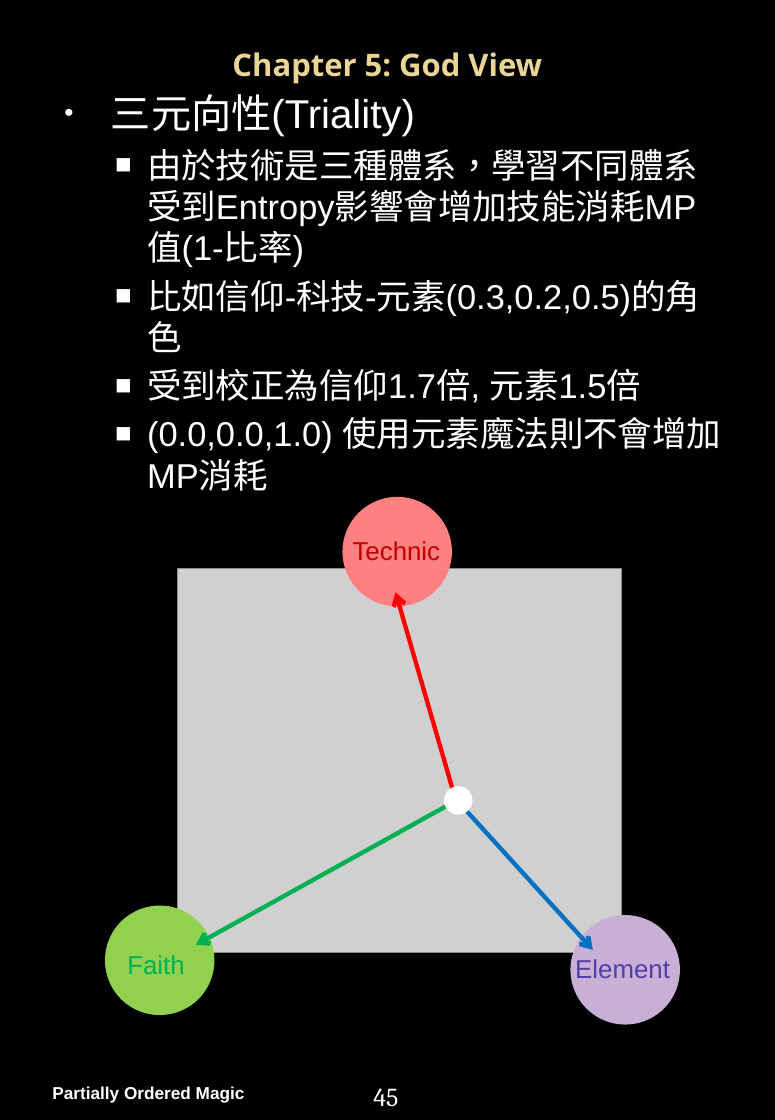
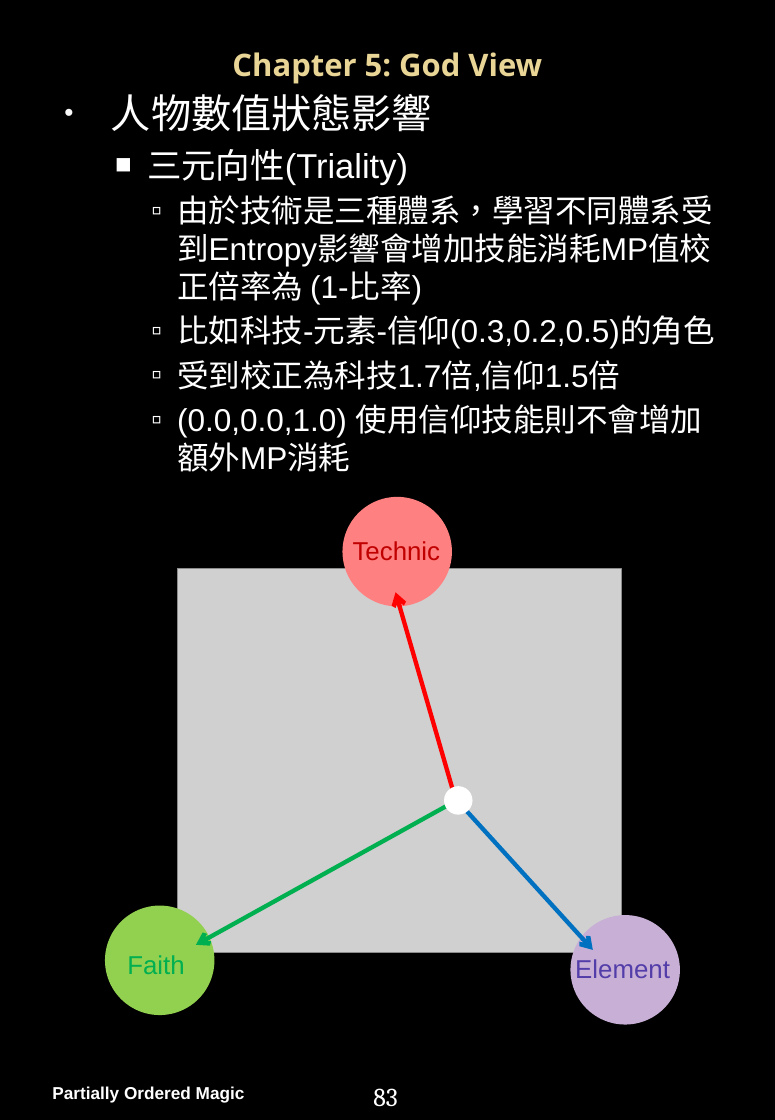
Before and after one commit to PartiallyOrderedMagic/PartiallyOrderedMagic.github.io, a slide deck: slide 84 of MyGame/Partially Ordered Magic Handbook.pptx (slide 46 before the commit). Drawn at 775x1120 pixels with LibreOffice and Linux fonts; fonts in the diff are those of the drawing; grey boxes stand for pictures; background and template pictures are left out. Boxes give left, top, right and bottom in pixels: in the first picture for what was removed or moved away, otherwise in the second. Text is boxed around its words. In the diff, an @@ line names an element or a change of style, - is before the commit and + after.

```diff
--- a/MyGame/Partially Ordered Magic Handbook.pptx
+++ b/MyGame/Partially Ordered Magic Handbook.pptx
@@ text at (111,94,432,132): paragraph added @@
+• 人物數值狀態影響
@@ text at (147,149,408,185): size 28 to 24 pt in "三元向性(Triality)"; bullet • to ■; list level 1 to 2 in "三元向性(Triality)"; bullet colour #F9F9F9 to #FFFFFF @@
@@ text at (177,195,715,472): text changed; size 24 to 22 pt @@
-  ■ 由於技術是三種體系，學習不同體系受到Entropy影響會增加技能消耗MP值(1-比率)
-  ■ 比如信仰-科技-元素(0.3,0.2,0.5)的角色
-  ■ 受到校正為信仰1.7倍, 元素1.5倍
-  ■ (0.0,0.0,1.0) 使用元素魔法則不會增加MP消耗
+    ▫ 由於技術是三種體系，學習不同體系受到Entropy影響會增加技能消耗MP值校正倍率為 (1-比率)
+    ▫ 比如科技-元素-信仰(0.3,0.2,0.5)的角色
+    ▫ 受到校正為科技1.7倍,信仰1.5倍
+    ▫ (0.0,0.0,1.0) 使用信仰技能則不會增加額外MP消耗
@@ page number at (373,1088,397,1107): text changed @@
-45
+83
```
Also in this commit, not shown: 15 other slides changed, 35 slides added, 2 slides removed, 3 other files.
